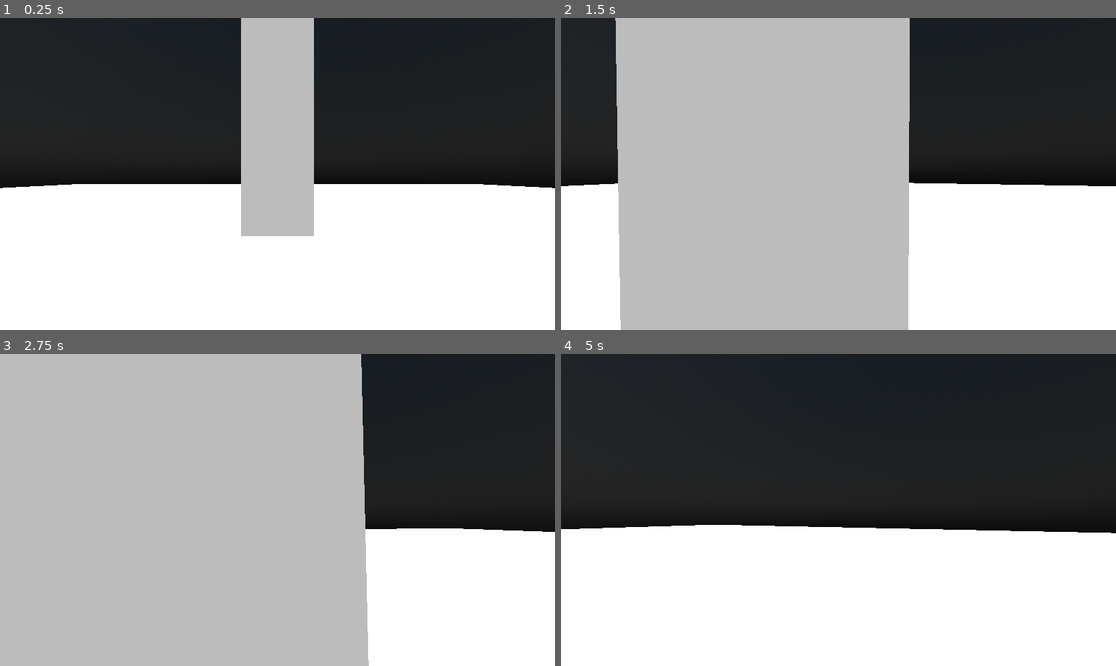
Above: before the commit, frames 1-4 (two rows, left to right).
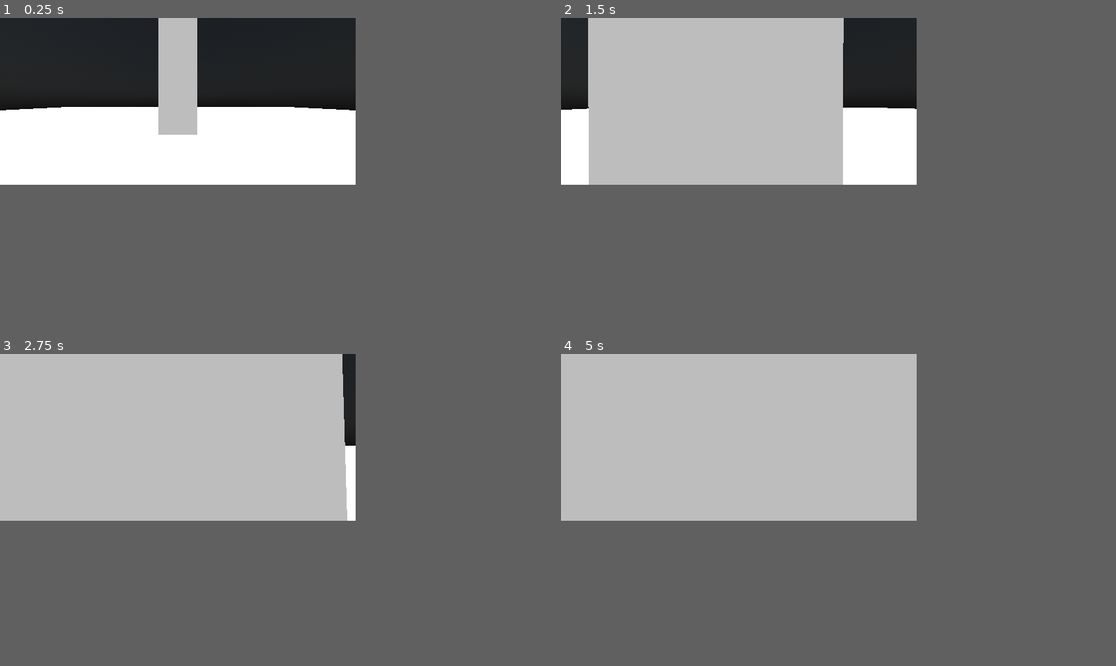
Above: after the commit, the same moments.

Repository: D7x8/Jame-Gam-28
Game: Godot game, scene res://main.tscn
Two runs of this game, one before a commit and one after it. Both use one fixed random seed, a clock stepped at 60 frames per second and the inputs below.
Inputs (mouse positions are in pixels of both pictures, inside the frame that each line leads up to):
- Up to frame 1 (0.25 s): no input
- Up to frame 2 (1.5 s): move the mouse to (866, 174) at 0.52 s; hold Shift (sprint) 0.53-1.28 s; hold W (forward) from 0.53 s (still down); tap E (interact) at 0.6 s; tap Space (jump) at 0.77, 1.07 s; move the mouse to (810, 174) at 1.27 s; tap Shift (sprint) at 1.35 s
- Up to frame 3 (2.75 s): keep holding W (forward); tap Space (jump) at 1.52, 1.55, 1.82, 2.1 s; tap Enter at 2 s; move the mouse to (288, 503) at 2.02 s; tap E (interact) at 2.3 s
- Up to frame 4 (5 s): keep holding W (forward); move the mouse to (832, 516) at 2.77 s; tap E (interact) at 2.85, 4.35 s; tap Space (jump) at 3.02, 3.32, 3.77, 3.8, 4.07, 4.52, 4.82 s; tap Shift (sprint) at 3.05 s; move the mouse to (877, 513) at 3.52 s; hold Shift (sprint) 3.53-4.28 s; move the mouse to (794, 506) at 4.27 s
In our replay, the window is 799x449 before the commit and 512x240 after it. These sizes can differ from the game's own. Grey fills any space a smaller window leaves; there, only what the larger window draws over its background counts as a difference.

The runs differ from the first frame. In frame 1, 43% of the frame differs, in the area x 0-100%, y 0-70%; in frame 2, 52%; in frame 3, 35%; in frame 4, 56%, in the area x 0-100%, y 0-58%.

Commit message:
Better rendering

Diff:
--- a/Player.gd
+++ b/Player.gd
@@ -8,14 +8,14 @@
 # Get the gravity from the project settings to be synced with RigidBody nodes.
 var gravity = ProjectSettings.get_setting("physics/3d/default_gravity")
 
-var running: bool = false
+var running := false
 
 # Get the player camera
 @onready var main_camera := $Camera
 @onready var interact_ray := $Camera/Ray
 
 # Make the camera variables
-var camera_rotation = Vector2(0, 0)
+var camera_rotation := Vector2(0, 0)
 var mouse_sensitivity := 0.005
 
 
@@ -52,22 +52,22 @@
 
 
 func _physics_process(delta):
-	# Add the gravity.
+	# Add the gravity
 	if not is_on_floor():
 		velocity.y -= gravity * delta
 
-	# Handle jump.
+	# Handle jump
 	if Input.is_action_just_pressed("jump") and is_on_floor():
 		velocity.y = JUMP_VELOCITY
 
-	# Get the input direction and handle the movement/deceleration.
-	# As good practice, you should replace UI actions with custom gameplay actions.
+	# Interact with objects
+	if Input.is_action_just_pressed("interact") and interact_ray.is_colliding():
+		var _interacted_object: Object = interact_ray.get_collider()
+
+	# Get the input direction and handle the movement/deceleration
 	var input_dir = Input.get_vector("left", "right", "forward", "backward")
 	var direction = (transform.basis * Vector3(input_dir.x, 0, input_dir.y)).normalized()
-
-	# Check if running
-	if Input.is_action_pressed("sprint"): running = true
-	else: running = false
+	running = Input.is_action_pressed("sprint")
 
 	if direction:
 		if running:
--- a/main.tscn
+++ b/main.tscn
@@ -21,8 +21,6 @@
 reflected_light_source = 2
 ssr_enabled = true
 ssao_enabled = true
-ssil_enabled = true
-glow_enabled = true
 
 [sub_resource type="CameraAttributesPractical" id="CameraAttributesPractical_iti21"]
 
--- a/project.godot
+++ b/project.godot
@@ -14,6 +14,13 @@
 run/main_scene="res://main.tscn"
 config/features=PackedStringArray("4.2", "Forward Plus")
 config/icon="res://icon.svg"
+
+[display]
+
+window/size/viewport_width=512
+window/size/viewport_height=240
+window/size/mode=3
+window/stretch/mode="viewport"
 
 [input]
 
@@ -57,3 +64,13 @@
 "events": [Object(InputEventMouseButton,"resource_local_to_scene":false,"resource_name":"","device":-1,"window_id":0,"a …(258 unchanged characters)…
 ]
 }
+
+[rendering]
+
+textures/canvas_textures/default_texture_filter=0
+textures/default_filters/use_nearest_mipmap_filter=true
+textures/default_filters/anisotropic_filtering_level=0
+textures/decals/filter=0
+textures/light_projectors/filter=0
+2d/snap/snap_2d_transforms_to_pixel=true
+2d/snap/snap_2d_vertices_to_pixel=true
